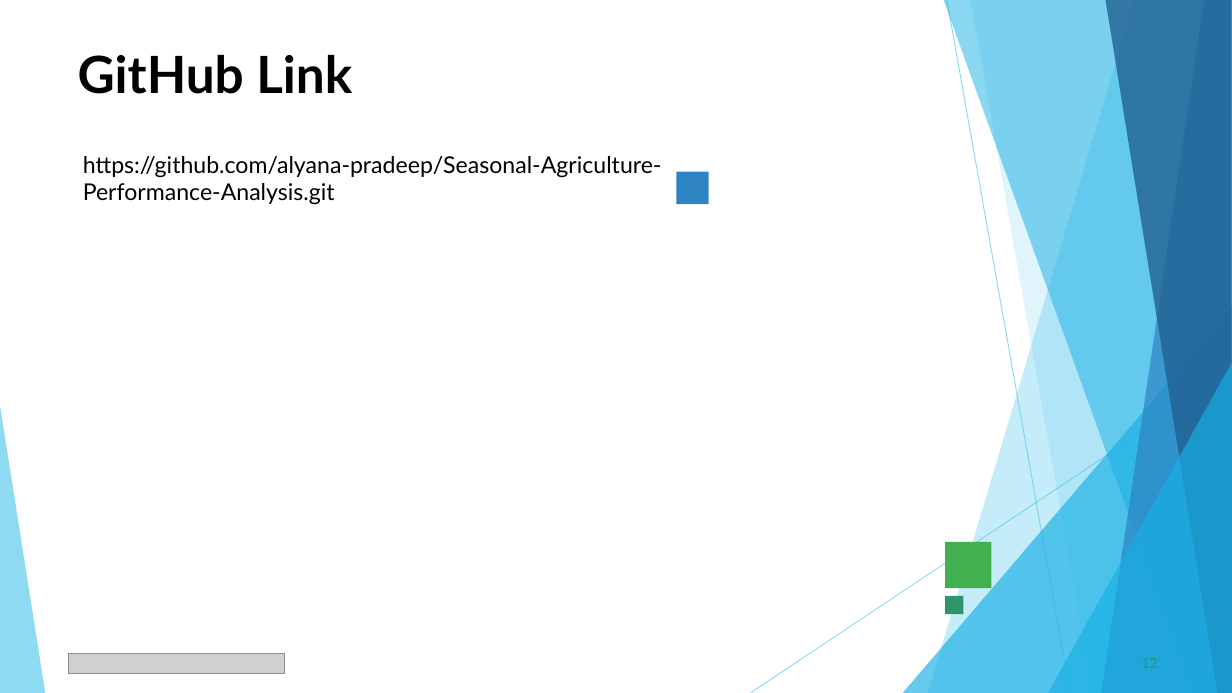
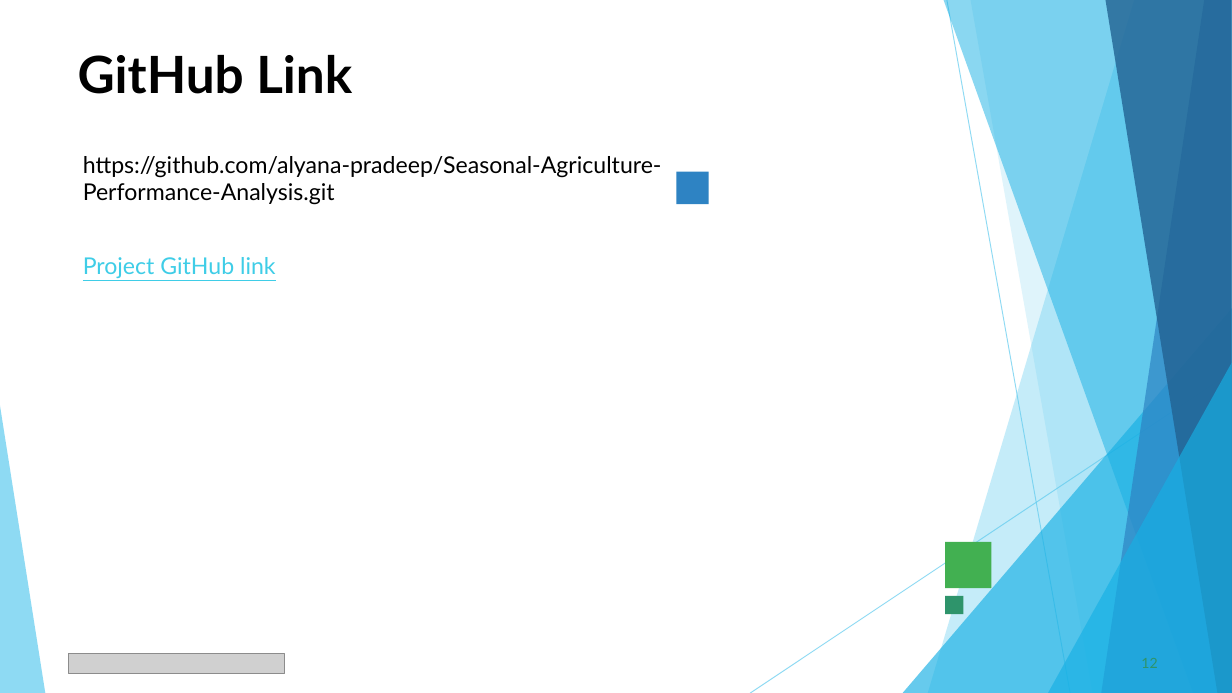
Before and after one commit to alyana-pradeep/Seasonal-Agriculture-Performance-Analysis, a slide deck: slide 12 of VOIS_Major_Project_PPT_Submission_Template (2).pptx. Drawn at 1232x693 pixels with LibreOffice and Linux fonts; fonts in the diff are those of the drawing; grey boxes stand for pictures. Boxes give left, top, right and bottom in pixels: in the first picture for what was removed or moved away, otherwise in the second. Text is boxed around its words. In the diff, an @@ line names an element or a change of style, - is before the commit and + after.

```diff
--- a/VOIS_Major_Project_PPT_Submission_Template (2).pptx
+++ b/VOIS_Major_Project_PPT_Submission_Template (2).pptx
@@ text added at (83,257,276,278), 18 pt, text #3FCDE7, underline @@
+Project GitHub link
```
Also in this commit, not shown: 1 other slide changed.
